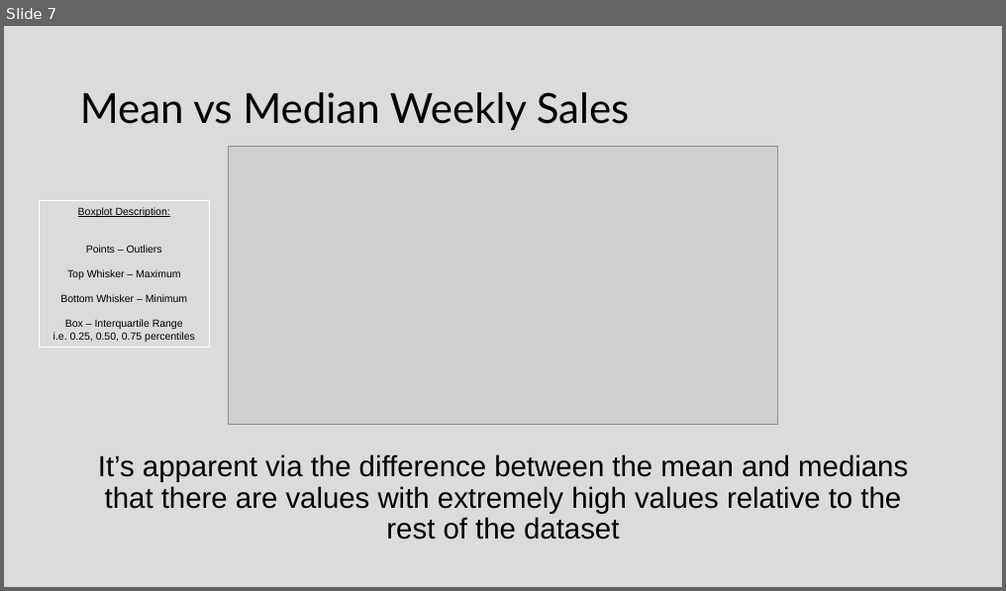
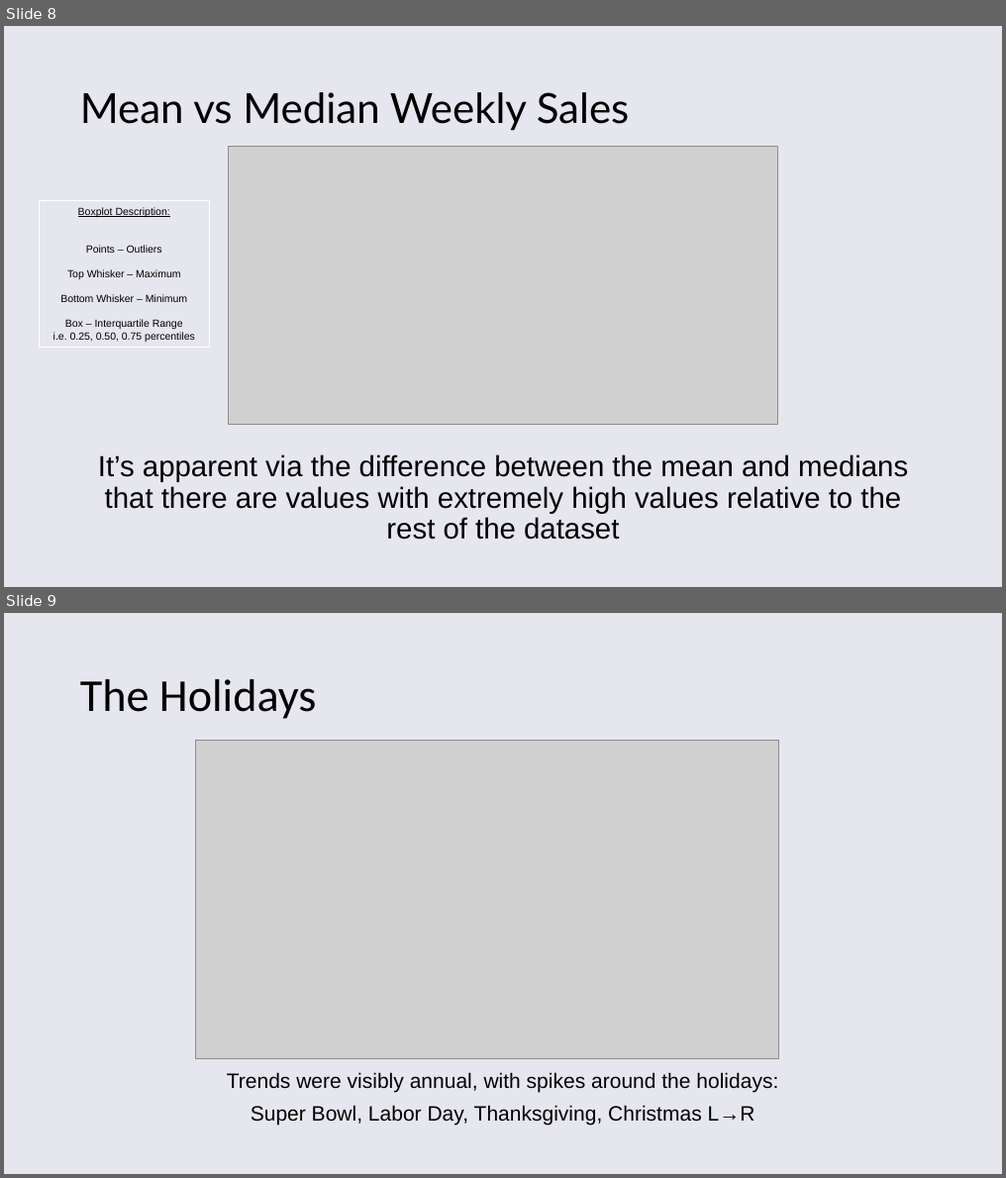
Before and after one commit to noahscantron/Springboard, a slide deck: Capstone Projects/Capstone_2_WalmartSalesForecasting/Walmart Sales Forecasting Presentation.pptx. Shown one above the other, each under a label of ours: slide 7 before the commit, slides 8 and 9 after it. The pictures are 1006x591 and 1006x1178 pixels, drawn with LibreOffice and Linux fonts; fonts in the diff are those of the drawing; grey boxes stand for pictures. Boxes give left, top, right and bottom in pixels: in the first picture for what was removed or moved away, otherwise in the second. Text is boxed around its words. In the diff, an @@ line names an element or a change of style, - is before the commit and + after.

```diff
--- a/Capstone Projects/Capstone_2_WalmartSalesForecasting/Walmart Sales Forecasting Presentation.pptx
+++ b/Capstone Projects/Capstone_2_WalmartSalesForecasting/Walmart Sales Forecasting Presentation.pptx
@@ slide 9 added at (x1=4, y1=613, x2=1002, y2=1174), background #E6E6EE @@
@@ title added at (x1=80, y1=679, x2=316, y2=719), 44 pt, text #000000 @@
+The Holidays
@@ picture added at (x1=195, y1=741, x2=778, y2=1059) @@
@@ text added at (x1=227, y1=1072, x2=778, y2=1126), 20 pt, text #000000 @@
+Trends were visibly annual, with spikes around the holidays:
+Super Bowl, Labor Day, Thanksgiving, Christmas L→R
@@ what was slide 7 is now slide 8 @@
@@ slide 8 changed as well @@
@@ background #DBDBDB to #E6E6EE @@
```
Also in this commit, not shown: 10 other slides changed, 3 other files.
